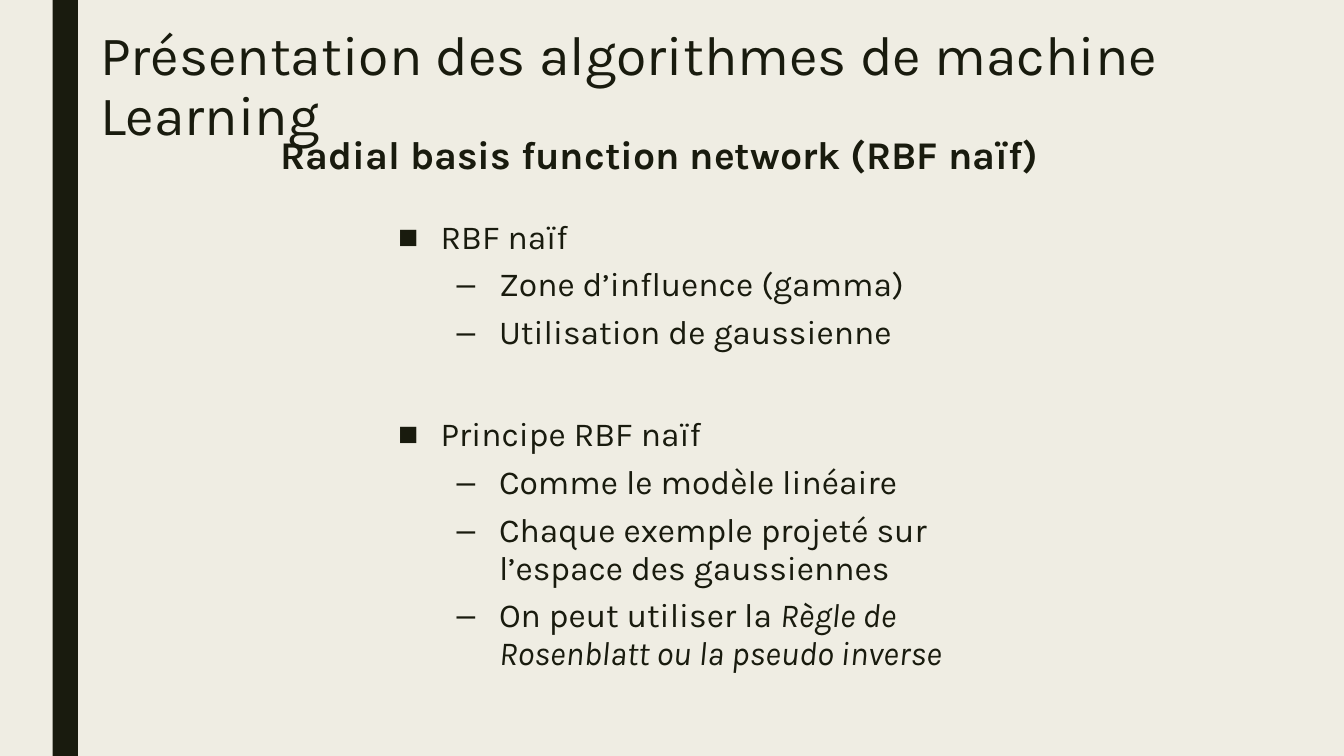
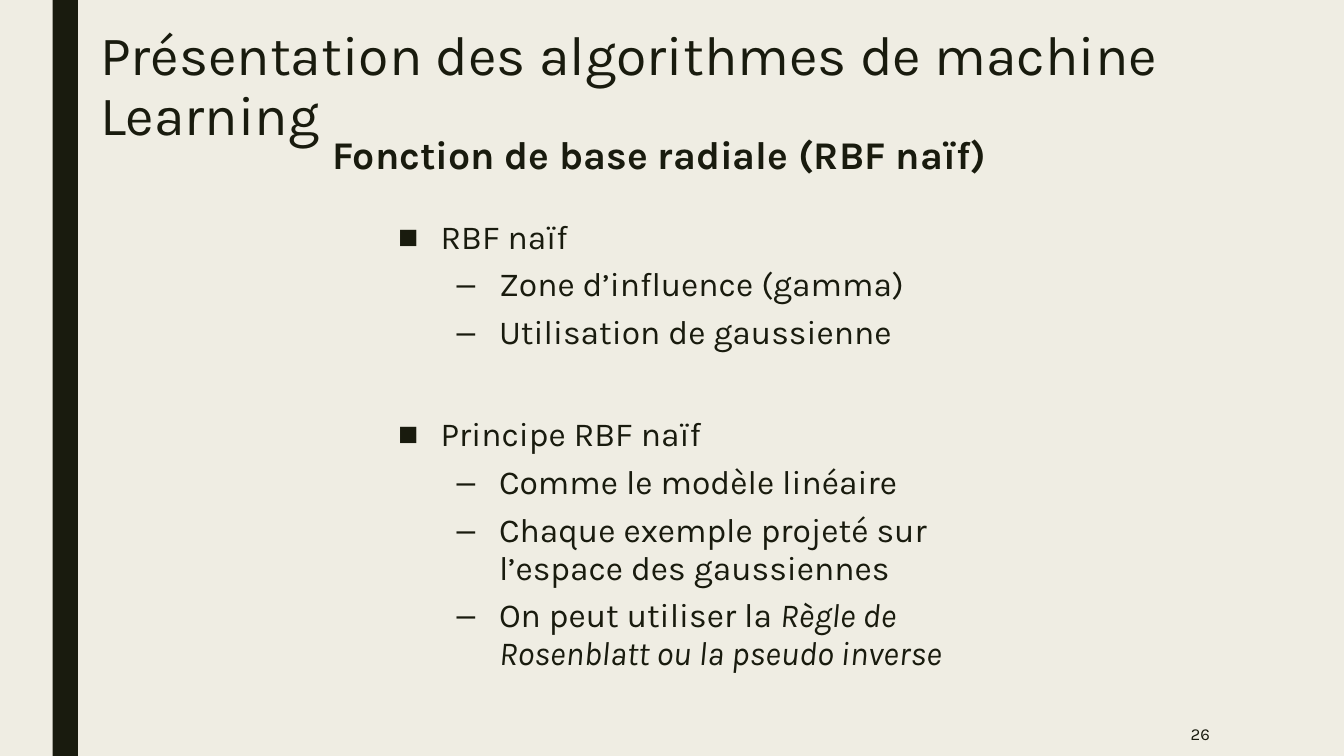
Before and after one commit to natane07/PA-MachineLearning-3ESGI, a slide deck: slide 26 of Project/Docs/Slides/PPT_PA.pptx. Drawn at 1344x756 pixels with LibreOffice and Linux fonts; fonts in the diff are those of the drawing. Boxes give left, top, right and bottom in pixels: in the first picture for what was removed or moved away, otherwise in the second. Text is boxed around its words. In the diff, an @@ line names an element or a change of style, - is before the commit and + after.

```diff
--- a/Project/Docs/Slides/PPT_PA.pptx
+++ b/Project/Docs/Slides/PPT_PA.pptx
@@ text at <box>333,139,986,174</box>: text changed @@
-Radial basis function network (RBF naïf)
+Fonction de base radiale (RBF naïf)
@@ page number added at <box>1191,729,1210,740</box>, 12 pt, text #191B0E @@
+26
```
Also in this commit, not shown: 41 other slides changed, 1 other file.
